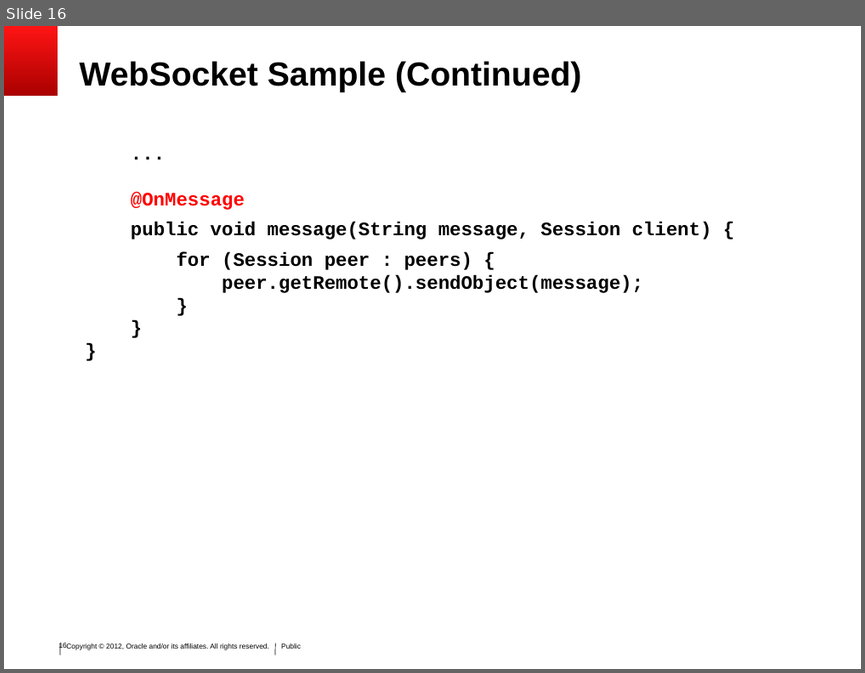
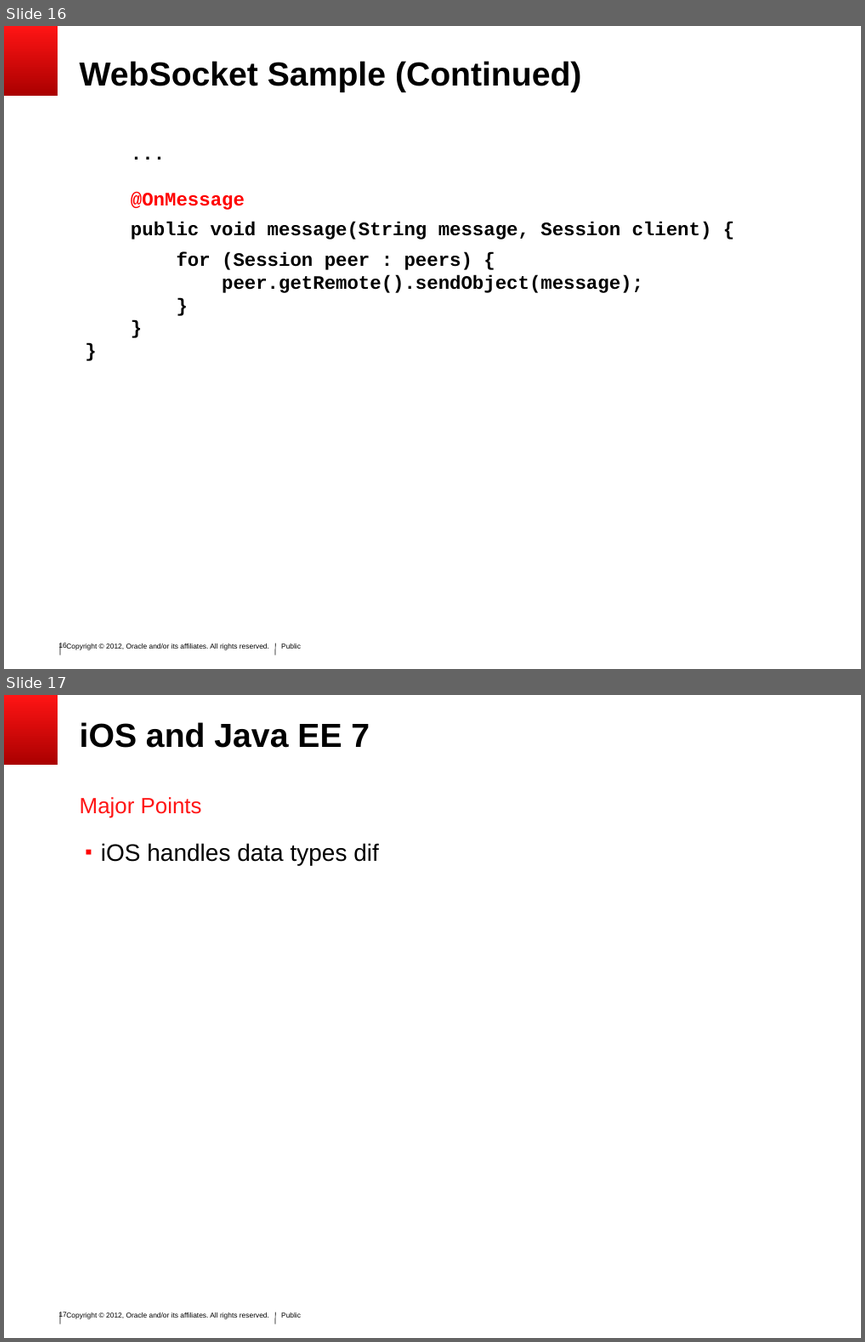
Before and after one commit to SoryBalde/javaee-mobile, a slide deck: javaee_mobile.ppt. Shown one above the other, each under a label of ours: slide 16 before the commit, slides 16 and 17 after it. The pictures are 865x673 and 865x1342 pixels, drawn with LibreOffice and Linux fonts; fonts in the diff are those of the drawing; background and template pictures are left out. Boxes give left, top, right and bottom in pixels: in the first picture for what was removed or moved away, otherwise in the second. Text is boxed around its words. In the diff, an @@ line names an element or a change of style, - is before the commit and + after.

```diff
--- a/javaee_mobile.ppt
+++ b/javaee_mobile.ppt
@@ slide 17 added at [4, 695, 861, 1338], background #FFFFFF; not listed: 6 template elements that a slide beside it also shows @@
@@ title added at [80, 722, 370, 748], 28 pt, text #000000, bold @@
+iOS and Java EE 7
@@ text added at [80, 797, 202, 818], 18.5 pt, text #FF1414 @@
+Major Points
@@ text added at [101, 843, 379, 865], 20 pt, text #000000 @@
+▪ iOS handles data types dif
```
Also in this commit, not shown: 17 other slides changed, 4 other slides added, 3 slides removed, 3 other files.
